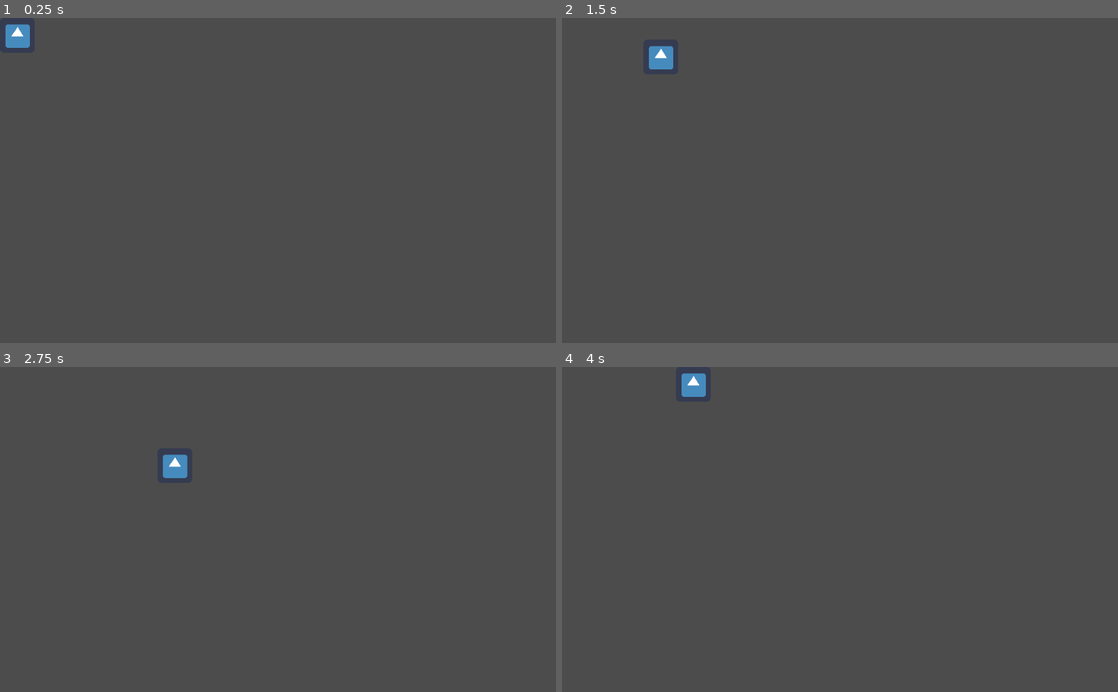
Above: before the commit, frames 1-4 (two rows, left to right).
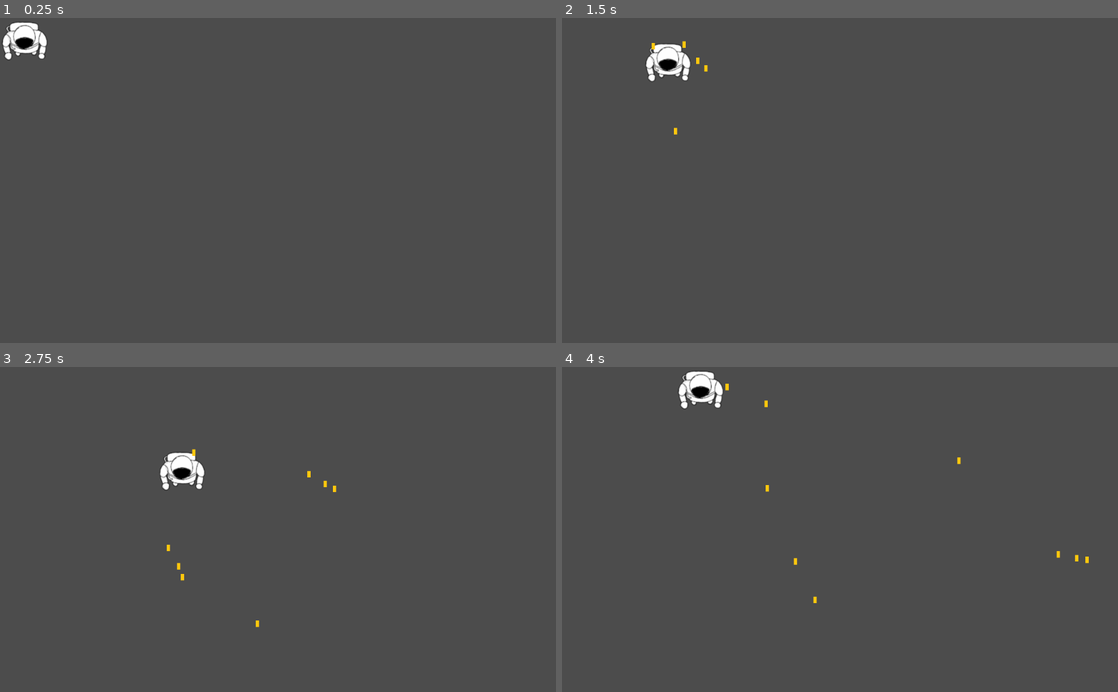
Above: after the commit, the same moments.

Repository: Tretjak/Projekt-vt21
Game: Godot game, scene res://Node2D.tscn
Same seed, same stepped clock (60 frames per second), same inputs: the game is played once before the commit and once after it. The engine's default icon, where the game draws it, is replaced by a stand-in: a white triangle on a blue panel in a dark square.
Inputs (mouse positions are in pixels of both pictures, inside the frame that each line leads up to):
- Up to frame 1 (0.25 s): no input
- Up to frame 2 (1.5 s): tap Enter (ui_accept) at 0.5, 0.6, 0.77, 1.07, 1.35 s; move the mouse to (962, 164) at 0.52 s; hold Right (ui_right) 0.53-1.28 s; move the mouse to (728, 196) at 1.27 s; hold Down (ui_down) from 1.28 s (still down)
- Up to frame 3 (2.75 s): tap Enter (ui_accept) at 1.52, 1.82, 2.1 s; move the mouse to (333, 458) at 2.02 s; release Down (ui_down) at 2.03 s; hold Right (ui_right) from 2.03 s (still down)
- Up to frame 4 (4 s): move the mouse to (812, 594) at 2.77 s; release Right (ui_right) at 2.78 s; hold Up (ui_up) 2.78-3.53 s; tap Enter (ui_accept) at 2.85, 3.02, 3.32, 3.6, 3.77 s; move the mouse to (1006, 578) at 3.52 s; hold Left (ui_left) from 3.53 s (still down)

The runs differ from the first frame. In frame 1, 0.7% of the frame differs, in the area x 0-9%, y 1-14%; in frame 2, 0.7%; in frame 3, 0.8%; in frame 4, 0.8%, in the area x 20-95%, y 1-73%.

Commit message:
Shoot

Diff:
--- a/Projekt vt21/KinematicBody2D.gd
+++ b/Projekt vt21/KinematicBody2D.gd
@@ -4,7 +4,7 @@
 
 var velocity = Vector2()
 
-func get_input():
+func _physics_process(delta):
 	velocity = Vector2()
 	if Input.is_action_pressed("ui_right"):
 		velocity.x += 1
@@ -15,7 +15,12 @@
 	if Input.is_action_pressed("ui_up"):
 		velocity.y -= 1
 	velocity = velocity.normalized() * speed
+	move_and_slide(velocity)
+	if Input.is_action_just_pressed("ui_accept"):
+		shoot()
 
-func _physics_process(delta):
-	get_input()
-	velocity = move_and_slide(velocity)
+func shoot():
+	var shot = load("res://Shoot.tscn").instance()
+	shot.position = get_global_position()
+	get_parent().add_child(shot)
+#Elektrisk skot med aoe, snabbare powerup
--- /dev/null
+++ b/Projekt vt21/Node2D.gd
@@ -0,0 +1,40 @@
+extends Area2D
+
+const speed = 5
+var target
+var screensize
+
+var velocity =Vector2()
+
+func _ready():
+	target = get_global_mouse_position()
+	velocity = -(position - target).normalized()
+	pass
+
+func _process(delta):
+	position += velocity * speed
+
+	"""
+	$AnimatedSprite.frame = 0
+	$Tween.interpolate_property(AnimatedSprite, 'scale', $AnimatedSpries.scale,
+		$AnimatedSprite.scale * 3, 00.3, Tween.TRANS_QUAD,
+		Tween.EASE_IN_OUT)
+	$Tween.interpolate_property($AnimatedSprite, 'modulate', Color(1, 1, 1,1),
+		Color(1, 1, 1, 0), 0.3, Tween.TRANS_QUAD,
+		Tween.EASE_IN_OUT)
+
+
+func pickup():
+	monitoring = false
+	$Tween.start()
+
+func _onTween_tween_completed(object, key):
+	queue_free()
+
+func _on_Powerup_area_entered(area):
+	if area.is_in_group("obstacles"):
+		position = Vector2(rand_range(0, screensize.x), rand_range(0, screensize.y))
+
+func _on_Lifetime_timeout():
+	queue_free()
+"""
--- a/Projekt vt21/Node2D.tscn
+++ b/Projekt vt21/Node2D.tscn
@@ -1,10 +1,10 @@
 [gd_scene load_steps=4 format=2]
 
-[ext_resource path="res://icon.png" type="Texture" id=1]
+[ext_resource path="res://Assets/Grafik/char-jenny.png" type="Texture" id=1]
 [ext_resource path="res://KinematicBody2D.gd" type="Script" id=2]
 
 [sub_resource type="RectangleShape2D" id=1]
-extents = Vector2( 31.798, 32.0668 )
+extents = Vector2( 42.9776, 36.4242 )
 
 [node name="Node2D" type="Node2D"]
 
@@ -12,9 +12,9 @@
 script = ExtResource( 2 )
 
 [node name="Sprite" type="Sprite" parent="KinematicBody2D"]
+position = Vector2( 46.3404, 48.49 )
 texture = ExtResource( 1 )
-centered = false
 
 [node name="CollisionShape2D" type="CollisionShape2D" parent="KinematicBody2D"]
-position = Vector2( 31.9624, 32.0932 )
+position = Vector2( 46.9794, 41.7708 )
 shape = SubResource( 1 )
--- /dev/null
+++ b/Projekt vt21/Shoot.gd
@@ -0,0 +1,16 @@
+extends Area2D
+
+
+# Declare member variables here. Examples:
+# var a = 2
+# var b = "text"
+
+
+# Called when the node enters the scene tree for the first time.
+func _ready():
+	pass # Replace with function body.
+
+
+# Called every frame. 'delta' is the elapsed time since the previous frame.
+#func _process(delta):
+#	pass
--- /dev/null
+++ b/Projekt vt21/Shoot.tscn
@@ -0,0 +1,16 @@
+[gd_scene load_steps=4 format=2]
+
+[ext_resource path="res://Node2D.gd" type="Script" id=1]
+[ext_resource path="res://Assets/Grafik/Shot_PlaceHolder.png" type="Texture" id=2]
+
+[sub_resource type="RectangleShape2D" id=1]
+extents = Vector2( 3.07283, 5.94379 )
+
+[node name="Area2D" type="Area2D"]
+script = ExtResource( 1 )
+
+[node name="CollisionShape2D" type="CollisionShape2D" parent="."]
+shape = SubResource( 1 )
+
+[node name="Sprite" type="Sprite" parent="."]
+texture = ExtResource( 2 )
--- a/Projekt vt21/project.godot
+++ b/Projekt vt21/project.godot
@@ -19,6 +19,18 @@
 run/main_scene="res://Node2D.tscn"
 config/icon="res://icon.png"
 
+[input]
+
+ui_accept={
+"deadzone": 0.5,
+"events": [ Object(InputEventKey,"resource_local_to_scene":false,"resource_name":"","device":0,"alt":false,"shift":false,"control":false,"meta":false,"command":false,"pressed":false,"scancode":16777221,"unicode":0,"echo":false,"script":null)
+, Object(InputEventKey,"resource_local_to_scene":false,"resource_name":"","device":0,"alt":false,"shift":false,"control":false,"meta":false,"command":false,"pressed":false,"scancode":16777222,"unicode":0,"echo":false,"script":null)
+, Object(InputEventKey,"resource_local_to_scene":false,"resource_name":"","device":0,"alt":false,"shift":false,"control":false,"meta":false,"command":false,"pressed":false,"scancode":32,"unicode":0,"echo":false,"script":null)
+, Object(InputEventJoypadButton,"resource_local_to_scene":false,"resource_name":"","device":0,"button_index":0,"pressure":0.0,"pressed":false,"script":null)
+, Object(InputEventMouseButton,"resource_local_to_scene":false,"resource_name":"","device":0,"alt":false,"shift":false,"control":false,"meta":false,"command":false,"button_mask":0,"position":Vector2( 0, 0 ),"global_position":Vector2( 0, 0 ),"factor":1.0,"button_index":1,"pressed":false,"doubleclick":false,"script":null)
+ ]
+}
+
 [rendering]
 
 environment/default_environment="res://default_env.tres"
Binary file added: Projekt vt21/Assets/Grafik/Shot_PlaceHolder.png
Not shown, added: Projekt vt21/Assets/Grafik/Shot_PlaceHolder.png.import
Binary file added: Projekt vt21/Assets/Grafik/char-jenny.png
Not shown, added: Projekt vt21/Assets/Grafik/char-jenny.png.import
Binary file added: Projekt vt21/Assets/Grafik/fiende_120.png
Not shown, added: Projekt vt21/Assets/Grafik/fiende_120.png.import
Not shown, added: Projekt vt21/Assets/Grafik/fiende_24.png.import
Binary file added: Projekt vt21/Assets/Grafik/fiende_48.png
Not shown, added: Projekt vt21/Assets/Grafik/fiende_48.png.import
Binary file added: Projekt vt21/Assets/Grafik/fiende_72.png
Not shown, added: Projekt vt21/Assets/Grafik/fiende_72.png.import
Binary file added: Projekt vt21/Assets/Grafik/fiende_96.png
(and 1 more such lines)
